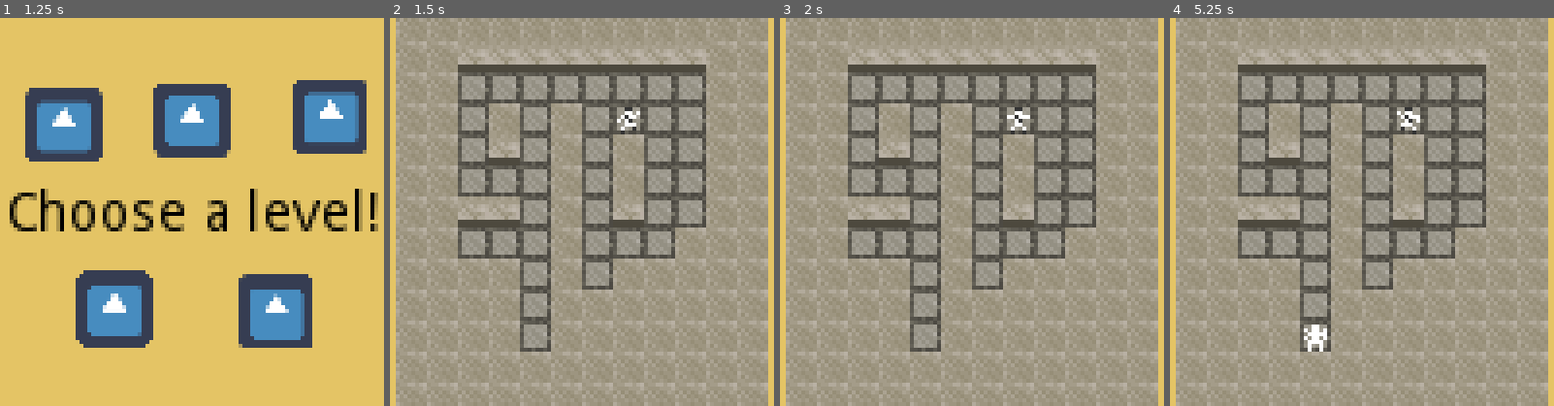
Above: before the commit, frames 1-4 (left to right).
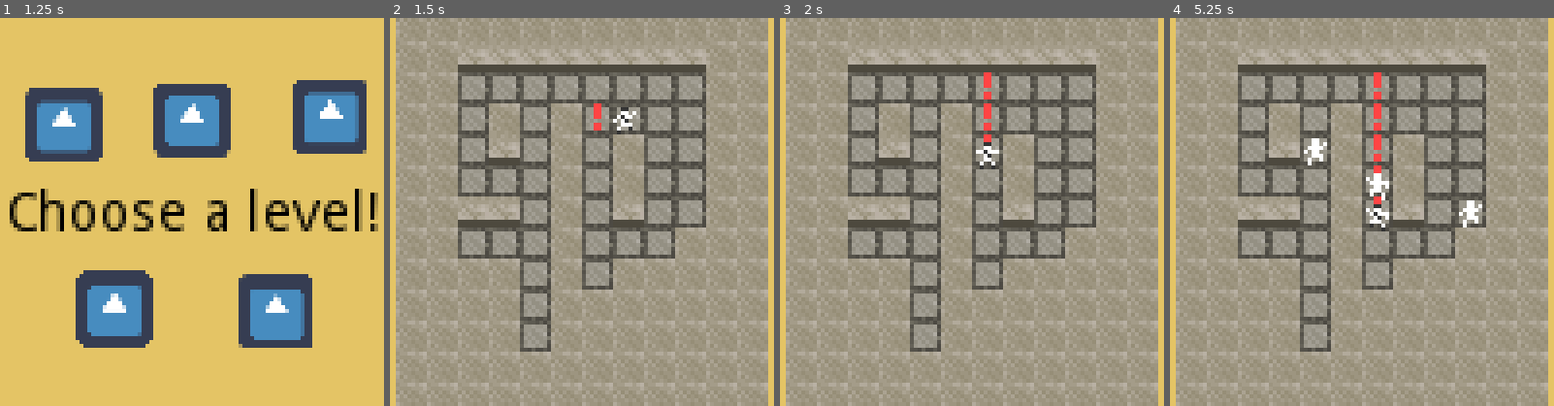
Above: after the commit, the same moments.

Repository: d4v3y5c0n3s/8x8GameJam2019
Game: Godot game, scene res://title_screen.tscn
Two runs of this game, one before a commit and one after it. Both use one fixed random seed, a clock stepped at 60 frames per second and the inputs below. The engine's default icon, where the game draws it, is replaced by a stand-in: a white triangle on a blue panel in a dark square.
Inputs (mouse positions are in pixels of both pictures, inside the frame that each line leads up to):
- Up to frame 1 (1.25 s): tap Enter (ui_accept) at 0.5, 0.77 s; move the mouse to (276, 192) at 0.52 s; click (276, 192) at 0.67 s
- Up to frame 2 (1.5 s): tap Enter (ui_accept) at 1.25 s; move the mouse to (455, 126) at 1.27 s; click (455, 126) at 1.42 s
- Up to frame 3 (2 s): tap Enter (ui_accept) at 1.52 s
- Up to frame 4 (5.25 s): move the mouse to (1400, 126) at 2.02 s; click (1400, 126) at 2.17 s; move the mouse to (1342, 289) at 2.77 s; click (1342, 289) at 2.92 s; tap Enter (ui_accept) at 3.02, 3.77, 4.52 s; move the mouse to (1477, 270) at 3.52 s; click (1477, 270) at 3.67 s; move the mouse to (1246, 153) at 4.27 s; click (1246, 153) at 4.42 s; move the mouse to (1381, 212) at 5.02 s; click (1381, 212) at 5.17 s

Frame 1 is identical in both runs. In frame 2, 0.4% of the frame differs, in the area x 53-66%, y 22-30%; in frame 3, 0.6%; in frame 4, 1.6%, in the area x 34-82%, y 14-86%.
Error before the commit: Parse Error: Error parsing expression, misplaced: ',' (res://grid.gd:70)

Commit message:
enemies are almost done...

Diff:
--- a/grid.gd
+++ b/grid.gd
@@ -60,85 +60,90 @@
 		0:#  left
 			for p in grid:
 				if p.position.y == point.y and p.position.x != point.x and not p.position.x > point.x:#  ensures that the only points returned are from the left of the point
-					if p.is_accessible():
-						line_of_points.append(p)
-
-						#  lights up the point for the frame
-						p.light_up = true
+					line_of_points.append(p)
 
 			#  before returning line_of_points, remove all points which go through walls
-			line_of_points.sort_custom(, "sort")#  here, you are looking for the highest x-value
+			line_of_points.sort_custom(los_filter_highest_x, "sort")#  here, you are looking for the highest x-value
+			var hit_wall = false
+			for l in line_of_points:
+				if not hit_wall and not l.is_accessible():
+					hit_wall = true
+				elif not hit_wall:
+					l.light_up = true#  lights up the point for the frame
+
+				if hit_wall:
+					line_of_points.erase(l)
 
 		2:#  right
 			for p in grid:
 				if p.position.y == point.y and p.position.x != point.x and not p.position.x < point.x:#
-					if p.is_accessible():
-						line_of_points.append(p)
-
-						#  lights up the point for the frame
-						p.light_up = true
+					line_of_points.append(p)
 
 			#  before returning line_of_points, remove all points which go through walls
-			line_of_points.sort_custom(, "sort")#  here, you are looking for the the lowest x-value
+			line_of_points.sort_custom(los_filter_lowest_x, "sort")#  here, you are looking for the the lowest x-value
+			var hit_wall = false
+			for l in line_of_points:
+				if not hit_wall and not l.is_accessible():
+					hit_wall = true
+				elif not hit_wall:
+					l.light_up = true#  lights up the point for the frame
+
+				if hit_wall:
+					line_of_points.erase(l)
 
 		1:#  up
 			for p in grid:
 				if p.position.x == point.x and p.position.y != point.y and not p.position.y < point.y:#
-					if p.is_accessible():
-						line_of_points.append(p)
-
-						#  lights up the point for the frame
-						p.light_up = true
+					line_of_points.append(p)
 
 			#  before returning line_of_points, remove all points which go through walls
-			line_of_points.sort_custom(, "sort")#  here, you are looking for the highest y-value
+			line_of_points.sort_custom(los_filter_lowest_y, "sort")#  here, you are looking for the highest y-value
+			var hit_wall = false
+			for l in line_of_points:
+				if not hit_wall and not l.is_accessible():
+					hit_wall = true
+				elif not hit_wall:
+					l.light_up = true#  lights up the point for the frame
+
+				if hit_wall:
+					line_of_points.erase(l)
 
 		3:#  down
 			for p in grid:
 				if p.position.x == point.x and p.position.y != point.y and not p.position.y > point.y:#
-					if p.is_accessible():
-						line_of_points.append(p)
-
-						#  lights up the point for the frame
-						p.light_up = true
+					line_of_points.append(p)
 
 			#  before returning line_of_points, remove all points which go through walls
-			line_of_points.sort_custom(, "sort")#  here, you are looking for the lowest y-value
+			line_of_points.sort_custom(los_filter_highest_y, "sort")#  here, you are looking for the lowest y-value
+			var hit_wall = false
+			for l in line_of_points:
+				if not hit_wall and not l.is_accessible():
+					hit_wall = true
+				elif not hit_wall:
+					l.light_up = true#  lights up the point for the frame
+
+				if hit_wall:
+					line_of_points.erase(l)
 
 	return line_of_points
 
-class los_filter_highest:
+class los_filter_highest_x:
 	static func sort(a, b):
-		if a > b:
+		if a.position.x > b.position.x:
 			return true
 		return false
-class los_filter_lowest:
+class los_filter_lowest_x:
 	static func sort(a, b):
-		if a < b:
+		if a.position.x < b.position.x:
 			return true
 		return false
-
-##  used in the above "check_ahead()" function
-#func rec_line_of_sight(starting_point, points, dir):
-#
-#	var filtered_los = []#  the filters line of sight
-#
-#	match dir:
-#		0:#  left
-#			#  here, you are looking for the highest x-value
-#			for l in points:
-#
-#		2:#  right
-#			#  here, you are looking for the the lowest x-value
-#			for l in points:
-#
-#		1:#  up
-#			#  here, you are looking for the highest y-value
-#			for l in points:
-#
-#		3:#  down
-#			#  here, you are looking for the lowest y-value
-#			for l in points:
-#
-#
-#	return filtered_los
+class los_filter_lowest_y:
+	static func sort(a, b):
+		if a.position.y < b.position.y:
+			return true
+		return false
+class los_filter_highest_y:
+	static func sort(a, b):
+		if a.position.y > b.position.y:
+			return true
+		return false
